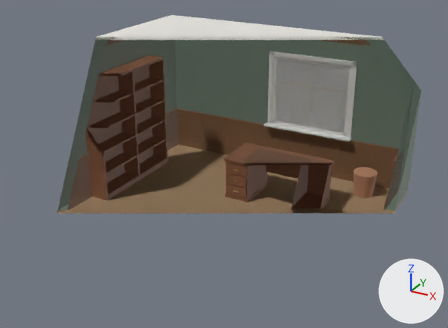
What one commit did to the glTF model public/models/room.glb.
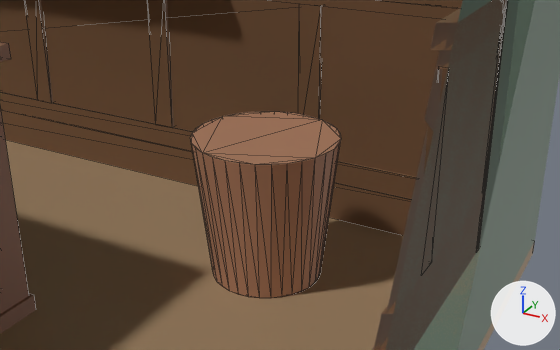
Each version is shown whole from a camera (50 mm lens) standing at (4.73, -8.98, 5.24) and looking at (-0.05, -0.28, 0.89), then close up from a camera (50 mm lens) standing at (3.01, -0.3, 1.26) and looking at (1.97, 1.6, 0.31). The lights are fixed; the arrows at lower right show +X, +Y and +Z. The last two pictures show the newer version. The close-ups show mesh edges as thin lines. Everything nearer to the camera than a plane just in front of the edit is cut away.

The first close-up shows 'desk', 'plant_pot', 'room'.
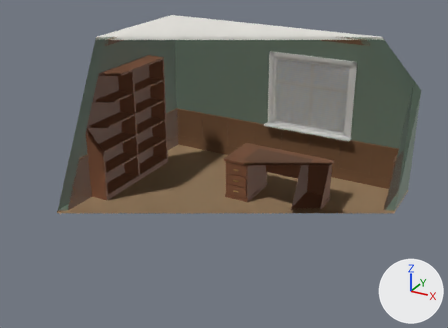
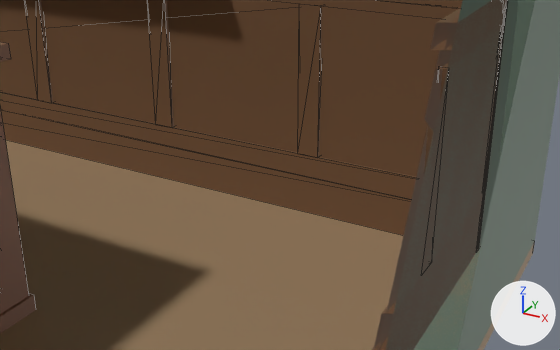
Changed parts and their boxes (x1, y1, x2, y2) in the close-ups (560 x 350 px):
'plant_pot', deleted (brown)
    before: (190, 111, 341, 298)

What the commit changed:
Object 'plant_pot' (ob_plant_pot) is deleted.
